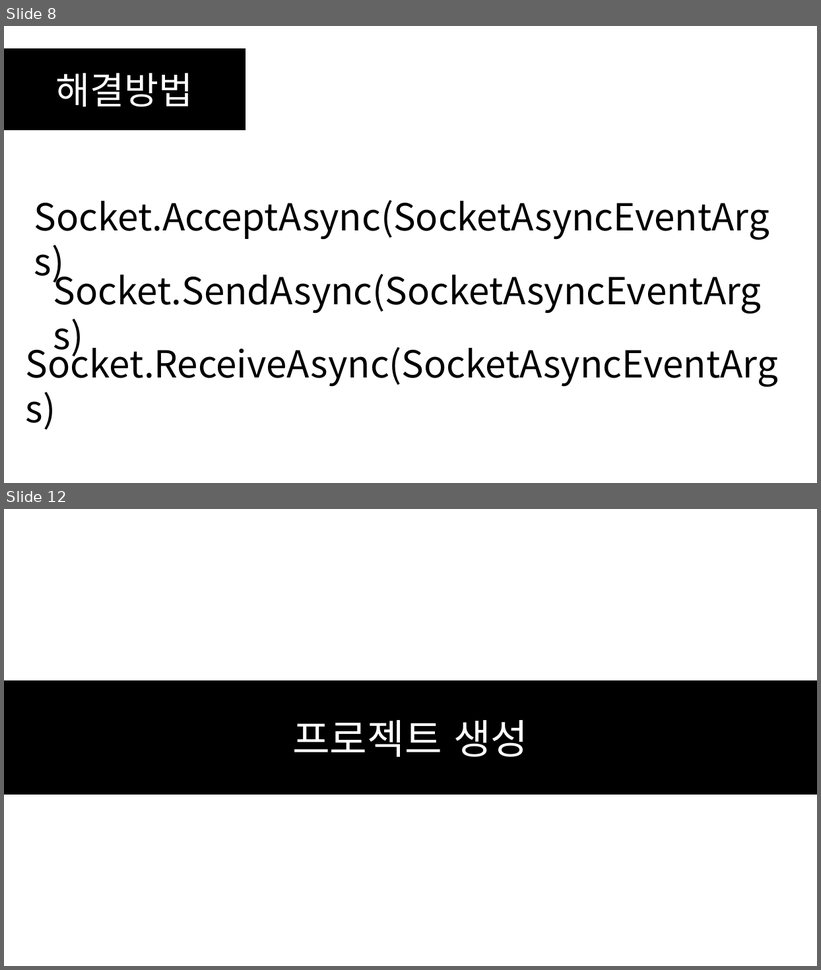
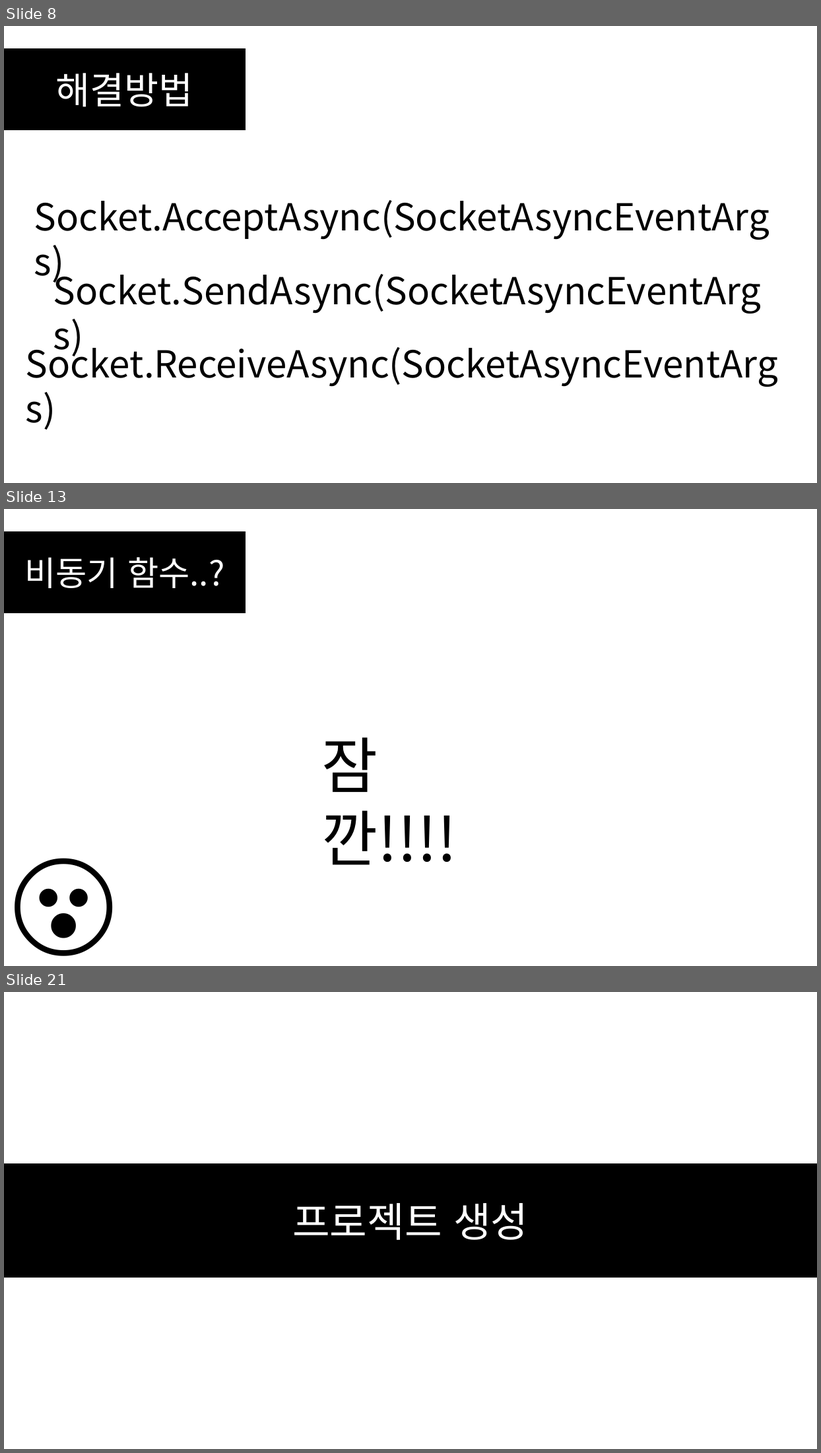
Before and after one commit to SEH00N/SDLU, a slide deck: ServerLecture/PT/5강 비동기 소켓 프로그래밍.pptx. Shown one above the other, each under a label of ours: slides 8 and 12 before the commit, slides 8, 13 and 21 after it; the slides between them are not shown. The pictures are 821x970 and 821x1453 pixels, drawn with LibreOffice and Linux fonts; fonts in the diff are those of the drawing. Boxes give left, top, right and bottom in pixels: in the first picture for what was removed or moved away, otherwise in the second. Text is boxed around its words. In the diff, an @@ line names an element or a change of style, - is before the commit and + after.

```diff
--- a/ServerLecture/PT/5강 비동기 소켓 프로그래밍.pptx
+++ b/ServerLecture/PT/5강 비동기 소켓 프로그래밍.pptx
@@ slide 13 added at box(4, 509, 817, 966), background #FFFFFF @@
@@ rectangle added at box(4, 531, 246, 613), fill #000000, outline #000000 1 pt, 40 pt, text #FFFFFF @@
+비동기 함수..?
@@ text added at box(322, 737, 457, 865), 72 pt, text #000000 @@
+잠깐!!!!
@@ text added at box(4, 821, 178, 966), 138 pt, text #000000 @@
+😮
@@ what was slide 12 is now slide 21 @@
```
Also in this commit, not shown: 8 slides changed, 16 other slides added, 1 slide removed, 8 other files.
